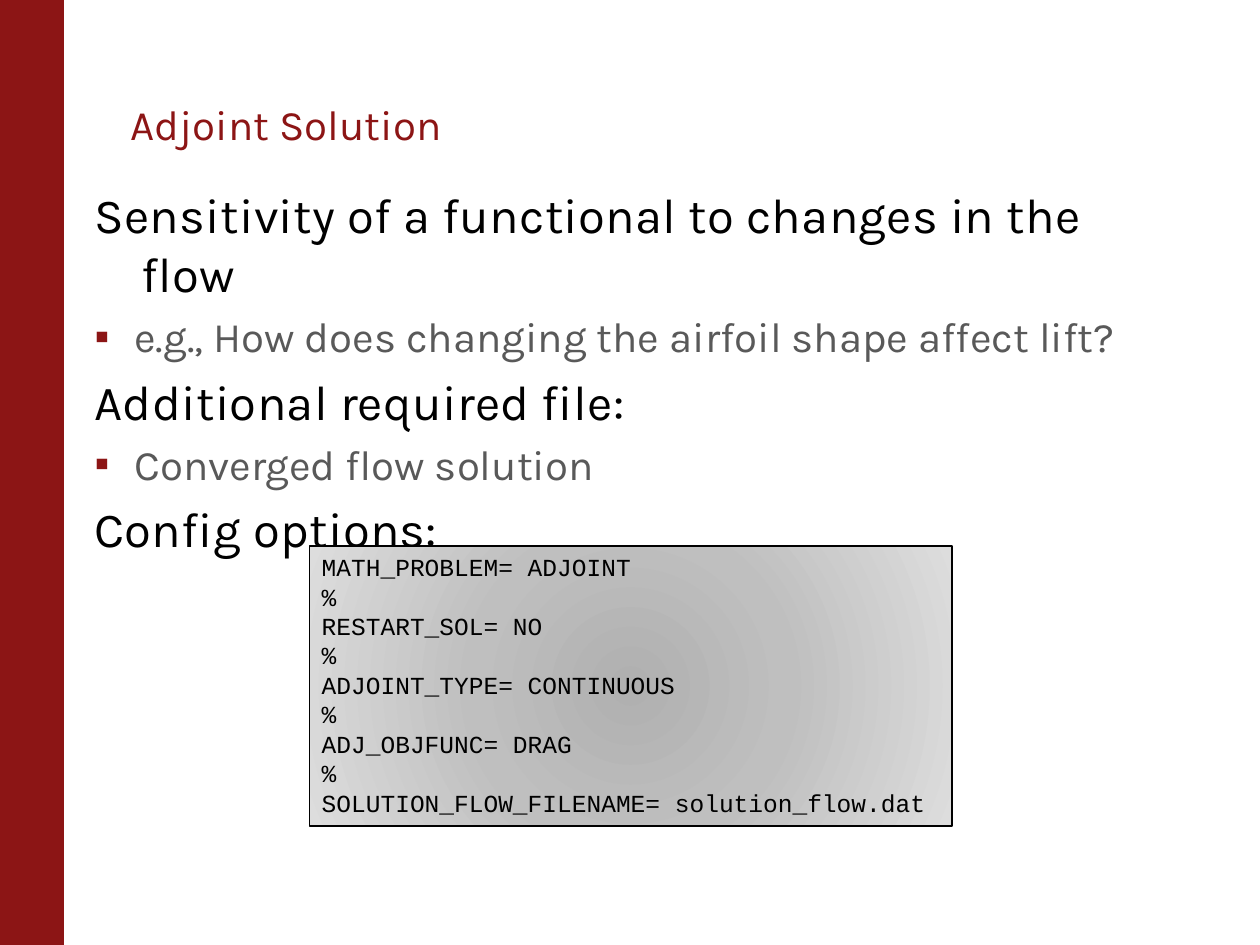
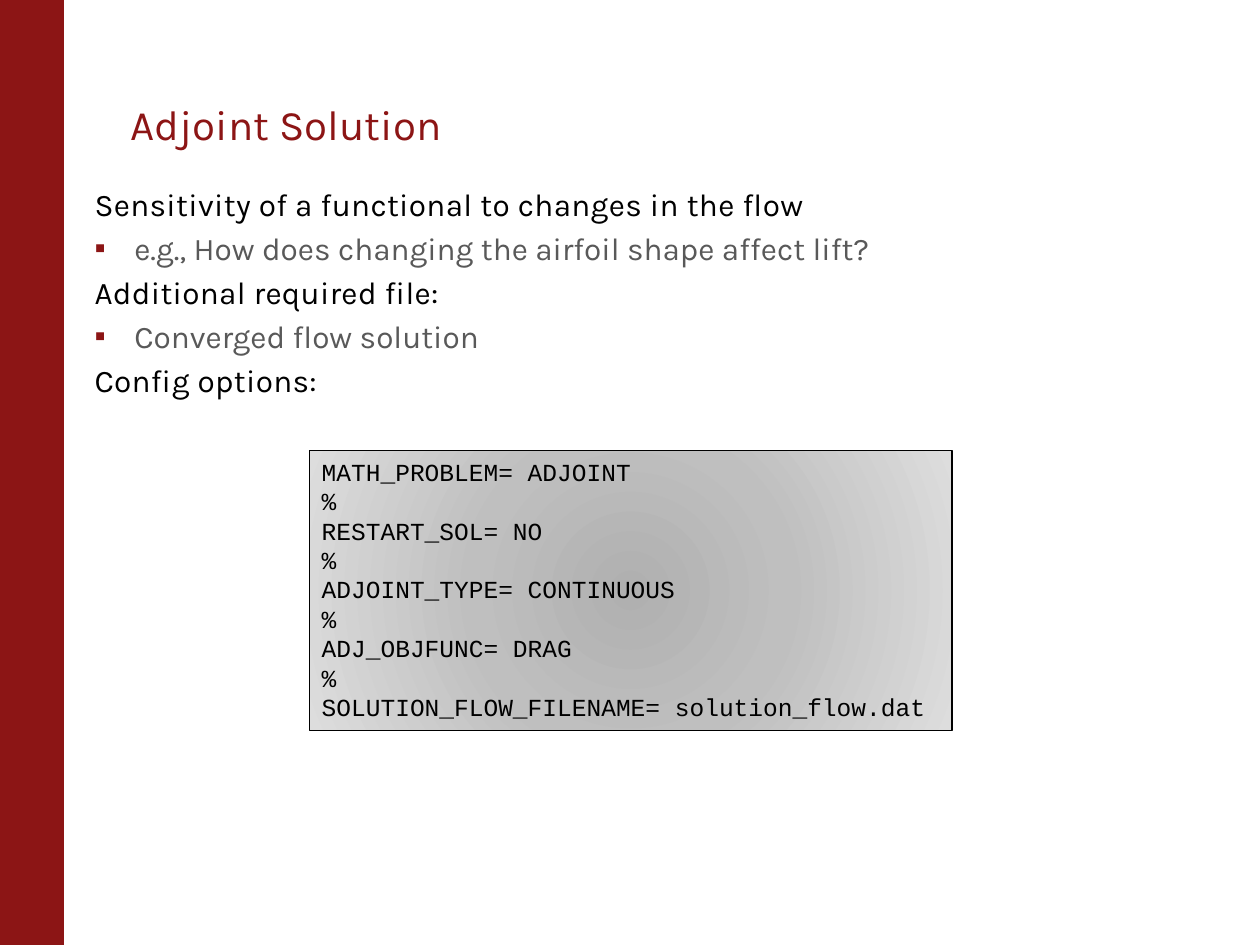
Before and after one commit to su2code/Documentation, a slide deck: slide 10 of Presentations/1st Workshop/Running_SU2.pptx (slide 9 before the commit). Drawn at 1260x945 pixels with LibreOffice and Linux fonts; fonts in the diff are those of the drawing; background and template pictures are left out. Boxes give left, top, right and bottom in pixels: in the first picture for what was removed or moved away, otherwise in the second. Text is boxed around its words. In the diff, an @@ line names an element or a change of style, - is before the commit and + after.

```diff
--- a/Presentations/1st Workshop/Running_SU2.pptx
+++ b/Presentations/1st Workshop/Running_SU2.pptx
@@ text "Sensitivity of a functional to ..." at <box>94,194,870,400</box>: size 28 to 18 pt in "Sensitivity of a functional to changes in ...", "Additional required file:", "Config options:"; size 24 to 18 pt in "e.g., How does changing the airfoil shape ...", "Converged flow solution"; less space between paragraphs @@
@@ rectangle "MATH_PROBLEM= ADJOINT": place and size @@
-rectangle "MATH_PROBLEM= ADJOINT" at <box>310,546,953,825</box>
+rectangle "MATH_PROBLEM= ADJOINT" at <box>310,451,953,731</box>
```
Also in this commit, not shown: 6 other slides changed, 1 slide added, 1 other file.
